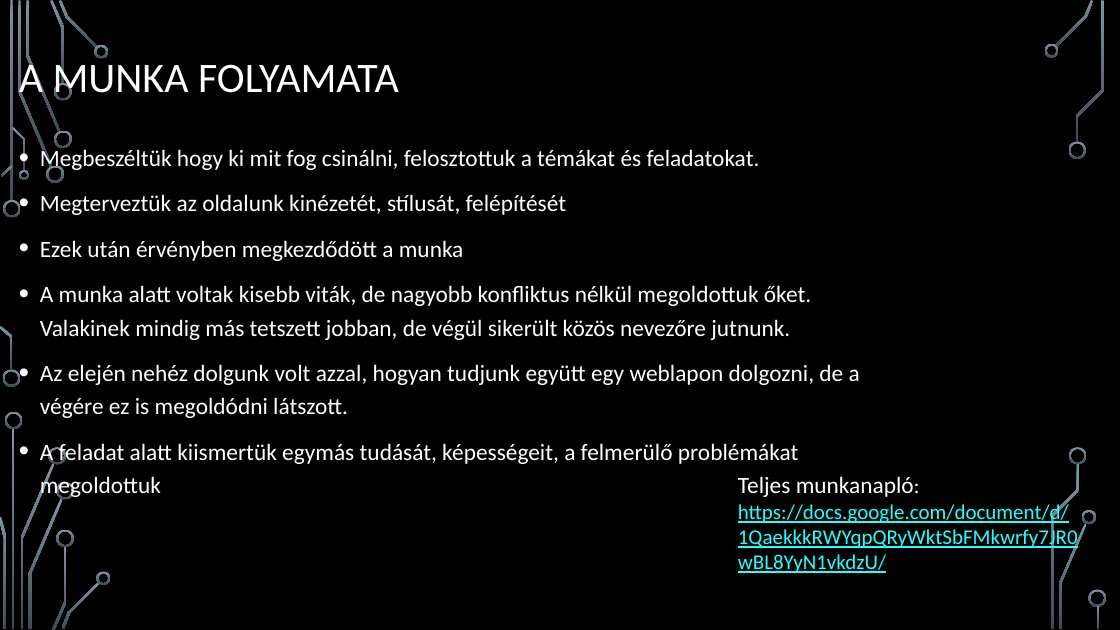
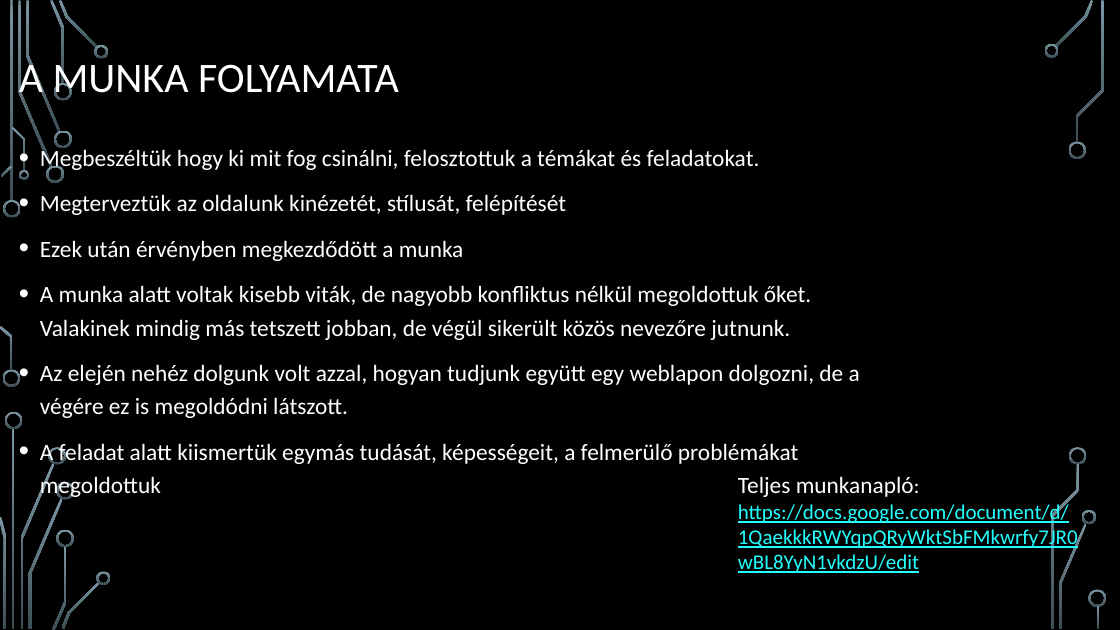
Before and after one commit to Botilori08/IKt-pojektmunka-2, a slide deck: slide 3 of IKT 2.pptx. Drawn at 1120x630 pixels with LibreOffice and Linux fonts; fonts in the diff are those of the drawing; background and template pictures are left out. Boxes give left, top, right and bottom in pixels: in the first picture for what was removed or moved away, otherwise in the second. Text is boxed around its words. In the diff, an @@ line names an element or a change of style, - is before the commit and + after.

```diff
--- a/IKT 2.pptx
+++ b/IKT 2.pptx
@@ text at box(738, 476, 1069, 573): text changed @@
-Teljes munkanapló:
-https://docs.google.com/document/d/1QaekkkRWYqpQRyWktSbFMkwrfy7JR0wBL8YyN1vkdzU/
+Teljes munkanapló:
+https://docs.google.com/document/d/1QaekkkRWYqpQRyWktSbFMkwrfy7JR0wBL8YyN1vkdzU/edit
```
Also in this commit, not shown: 1 other file.
